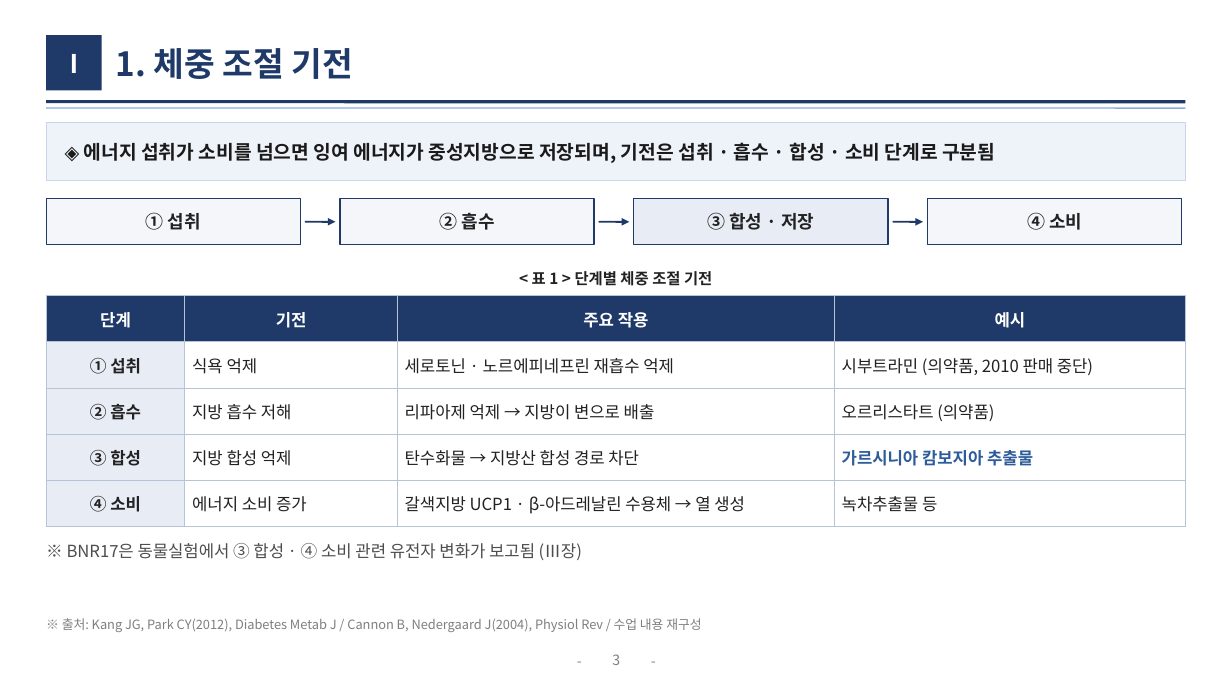
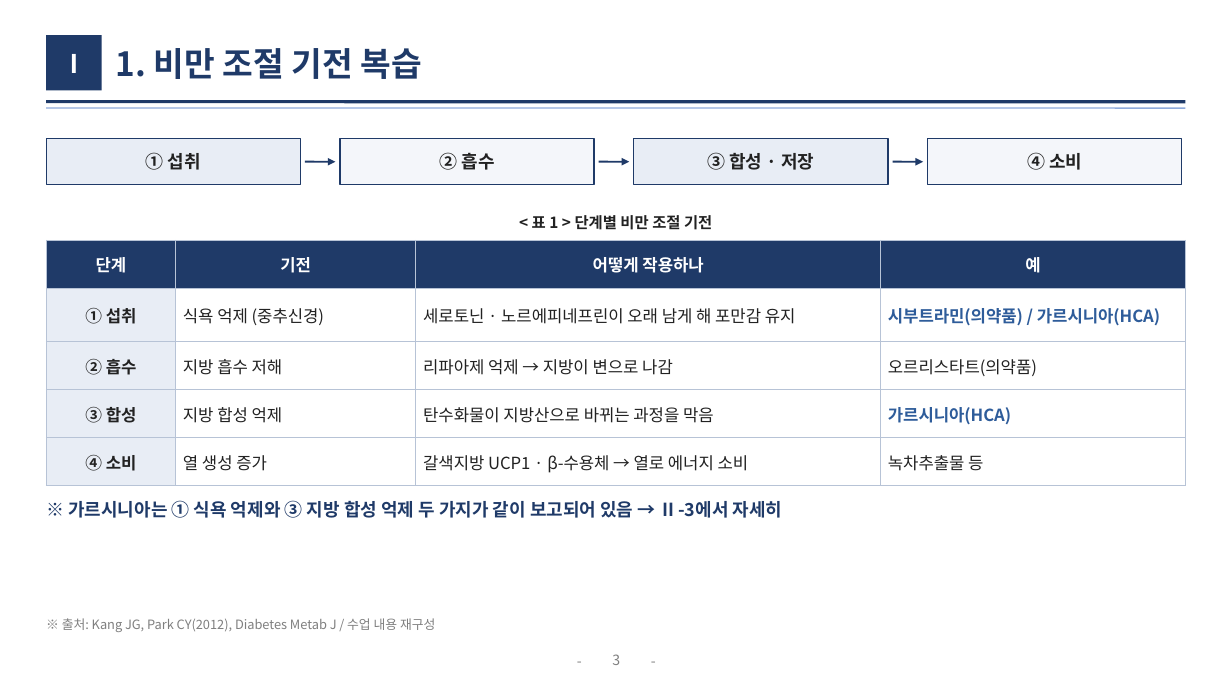
Before and after one commit to logvinca99-cell/logvinca, a slide deck: slide 3 of 발표자료/체중조절_발표_기능성식품학.pptx. Drawn at 1232x693 pixels with LibreOffice and Linux fonts; fonts in the diff are those of the drawing. Boxes give left, top, right and bottom in pixels: in the first picture for what was removed or moved away, otherwise in the second. Text is boxed around its words. In the diff, an @@ line names an element or a change of style, - is before the commit and + after.

```diff
--- a/발표자료/체중조절_발표_기능성식품학.pptx
+++ b/발표자료/체중조절_발표_기능성식품학.pptx
@@ title at (115,48,422,79): text changed @@
-1. 체중 조절 기전
+1. 비만 조절 기전 복습
@@ rectangle "① 섭취" at (46,139,300,185): fill #F4F6FA to #E8EDF5 @@
@@ rectangle removed at (46,123,1186,180) @@
@@ text removed at (84,142,995,161) @@
-◈ 에너지 섭취가 소비를 넘으면 잉여 에너지가 중성지방으로 저장되며, 기전은 섭취 · 흡수 · 합성 · 소비 단계로 구분됨
@@ 4 rectangles, 3 arrows: place and size @@
-4 rectangles, 3 arrows at (46,199,1182,245)
+4 rectangles, 3 arrows at (46,139,1182,185)
@@ text at (532,215,712,230): text changed @@
-< 표 1 > 단계별 체중 조절 기전
+< 표 1 > 단계별 비만 조절 기전
@@ table at (46,240,1186,477) @@
-row 1, column 3: 주요 작용
+row 1, column 3: 어떻게 작용하나
-row 1, column 4: 예시
+row 1, column 4: 예
-row 2: ① 섭취 | 식욕 억제 | 세로토닌 · 노르에피네프린 재흡수 억제 | 시부트라민 (의약품, 2010 판매 중단)
+row 2: ① 섭취 | 식욕 억제 (중추신경) | 세로토닌 · 노르에피네프린이 오래 남게 해 포만감 유지 | 시부트라민(의약품) / 가르시니아(HCA)
-row 3, column 3: 리파아제 억제 → 지방이 변으로 배출
+row 3, column 3: 리파아제 억제 → 지방이 변으로 나감
-row 3, column 4: 오르리스타트 (의약품)
+row 3, column 4: 오르리스타트(의약품)
-row 4, column 3: 탄수화물 → 지방산 합성 경로 차단
+row 4, column 3: 탄수화물이 지방산으로 바뀌는 과정을 막음
-row 4, column 4: 가르시니아 캄보지아 추출물
+row 4, column 4: 가르시니아(HCA)
-row 5, column 2: 에너지 소비 증가
+row 5, column 2: 열 생성 증가
-row 5, column 3: 갈색지방 UCP1 · β-아드레날린 수용체 → 열 생성
+row 5, column 3: 갈색지방 UCP1 · β-수용체 → 열로 에너지 소비
@@ table: place and size @@
-table at (46,296,1186,518)
+table at (46,240,1186,477)
@@ text added at (68,500,783,518), 14 pt, text #1F3A68, bold @@
+※ 가르시니아는 ① 식욕 억제와 ③ 지방 합성 억제 두 가지가 같이 보고되어 있음 → Ⅱ-3에서 자세히
@@ text removed at (67,543,582,560) @@
-※ BNR17은 동물실험에서 ③ 합성 · ④ 소비 관련 유전자 변화가 보고됨 (Ⅲ장)
@@ text at (62,618,435,632): text changed @@
-※ 출처: Kang JG, Park CY(2012), Diabetes Metab J / Cannon B, Nedergaard J(2004), Physiol Rev / 수업 내용 재구성
+※ 출처: Kang JG, Park CY(2012), Diabetes Metab J / 수업 내용 재구성
```
Also in this commit, not shown: 10 other slides changed, 5 slides added, 9 slides removed.
